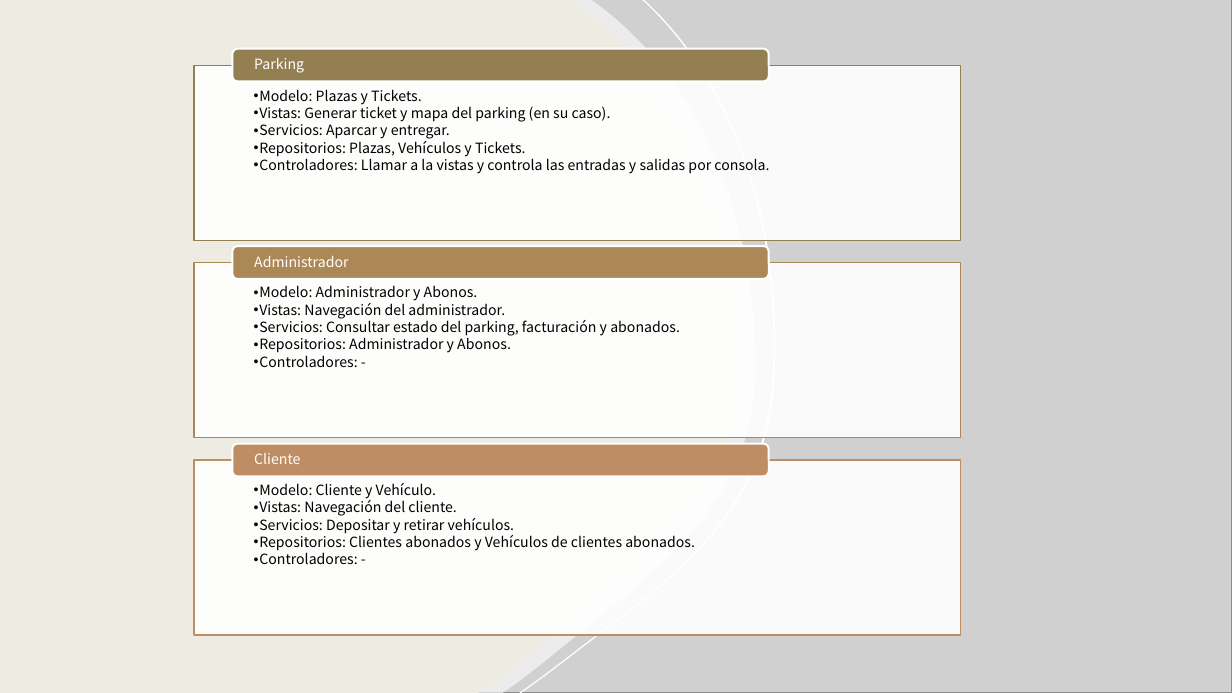
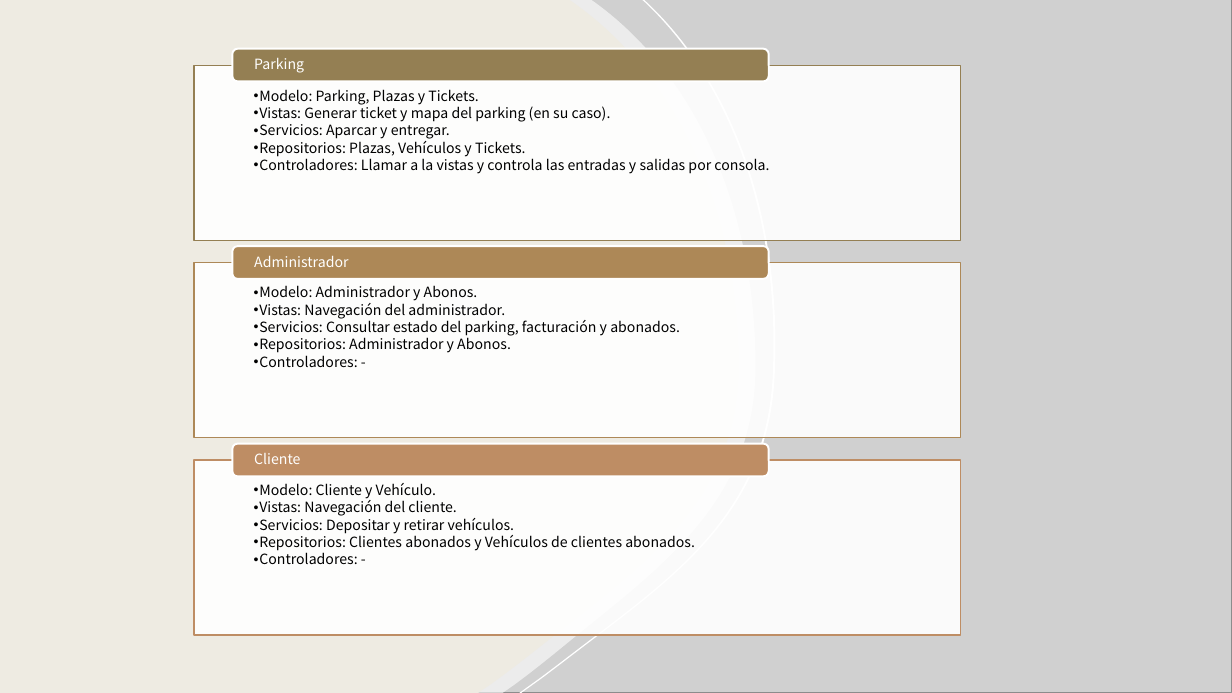
Before and after one commit to danielcdc/Parking-JS, a slide deck: slide 1 of Estructura de ficheros.pptx. Drawn at 1232x693 pixels with LibreOffice and Linux fonts; fonts in the diff are those of the drawing; grey boxes stand for pictures. Boxes give left, top, right and bottom in pixels: in the first picture for what was removed or moved away, otherwise in the second. Text is boxed around its words. In the diff, an @@ line names an element or a change of style, - is before the commit and + after.

Commit message:
Añadido menú ppal, generación de ticket, asignación de plaza a no abonados y mostrar al admin el estado de las plazas

```diff
--- a/Estructura de ficheros.pptx
+++ b/Estructura de ficheros.pptx
@@ text at (254,89,479,105): text changed @@
-  • Modelo: Plazas y Tickets.
+  • Modelo: Parking, Plazas y Tickets.
```
Also in this commit, not shown: 19 other files.
